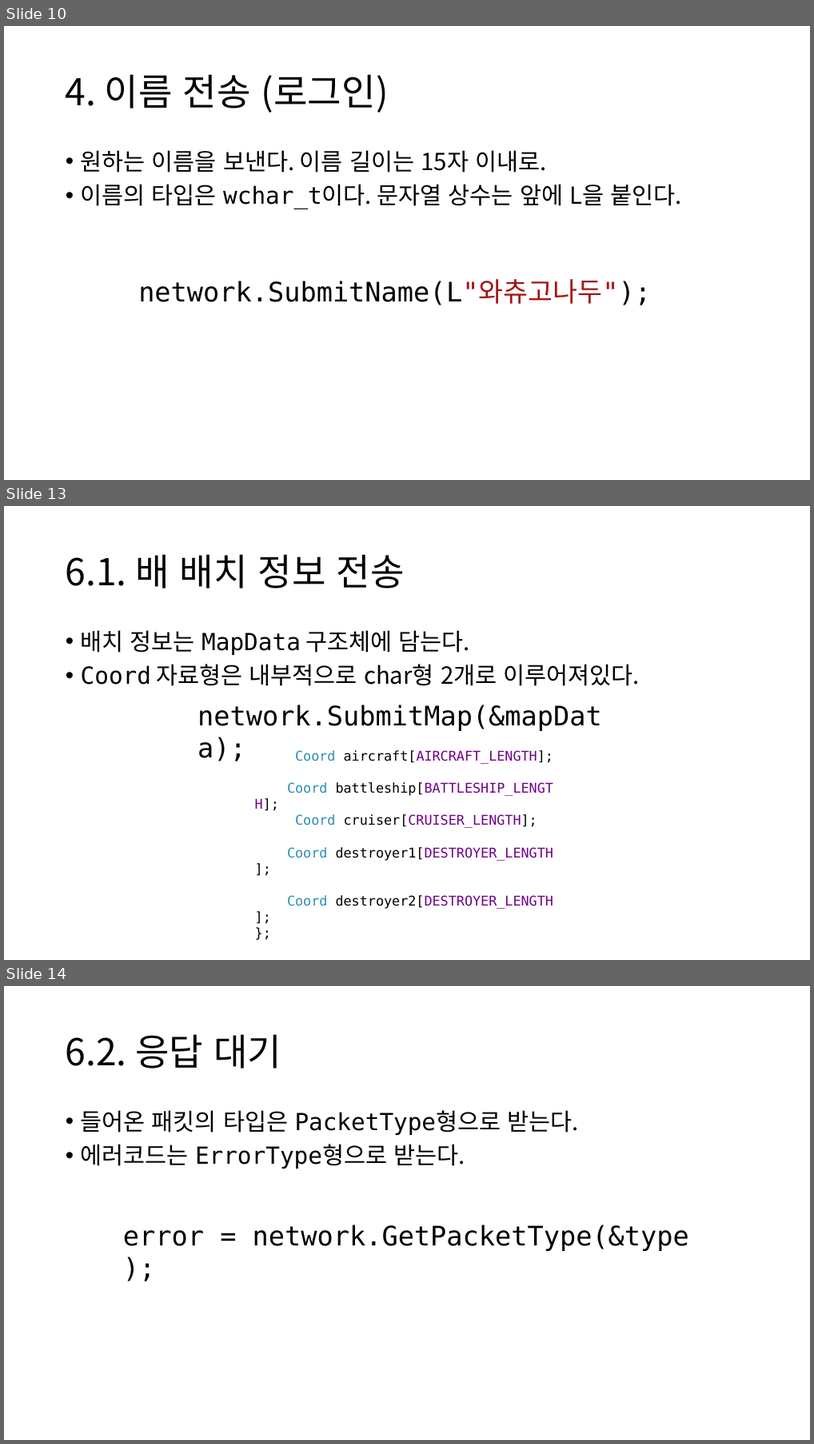
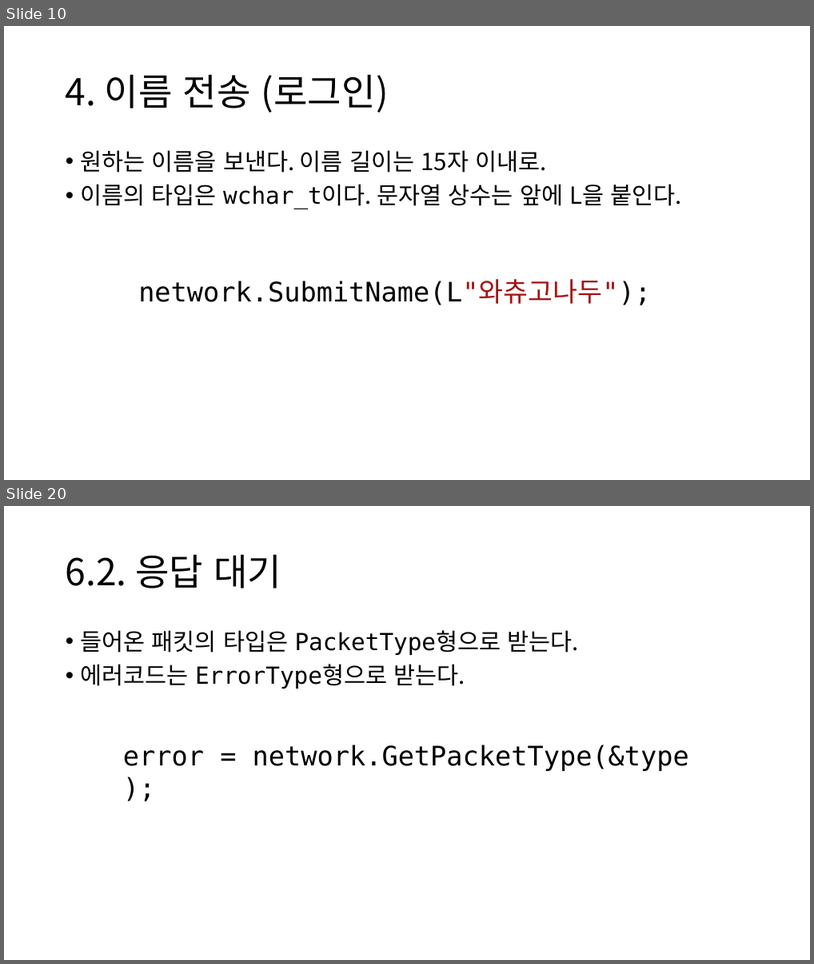
Before and after one commit to namse/BGNL, a slide deck: BGNL사용법설명.pptx. Shown one above the other, each under a label of ours: slides 10, 13 and 14 before the commit, slides 10 and 20 after it; the slides between them are not shown. The pictures are 814x1444 and 814x964 pixels, drawn with LibreOffice and Linux fonts; fonts in the diff are those of the drawing. Boxes give left, top, right and bottom in pixels: in the first picture for what was removed or moved away, otherwise in the second. Text is boxed around its words. In the diff, an @@ line names an element or a change of style, - is before the commit and + after.

```diff
--- a/BGNL사용법설명.pptx
+++ b/BGNL사용법설명.pptx
@@ slide 13 removed at [4, 506, 810, 960], background #FFFFFF @@
@@ title removed at [66, 554, 405, 588] @@
-6.1. 배 배치 정보 전송
@@ text removed at [81, 630, 640, 686] @@
-• 배치 정보는 MapData 구조체에 담는다.
-• Coord 자료형은 내부적으로 char형 2개로 이루어져있다.
@@ text removed at [198, 704, 602, 731] @@
-network.SubmitMap(&mapData);
@@ text removed at [255, 717, 554, 908] @@
-struct MapData
-{
-Coord aircraft[AIRCRAFT_LENGTH];
-Coord battleship[BATTLESHIP_LENGTH];
-Coord cruiser[CRUISER_LENGTH];
-Coord destroyer1[DESTROYER_LENGTH];
-Coord destroyer2[DESTROYER_LENGTH];
-};
@@ what was slide 14 is now slide 20 @@
```
Also in this commit, not shown: 6 slides changed, 8 slides added, 1 other slide removed, 5 other files.
